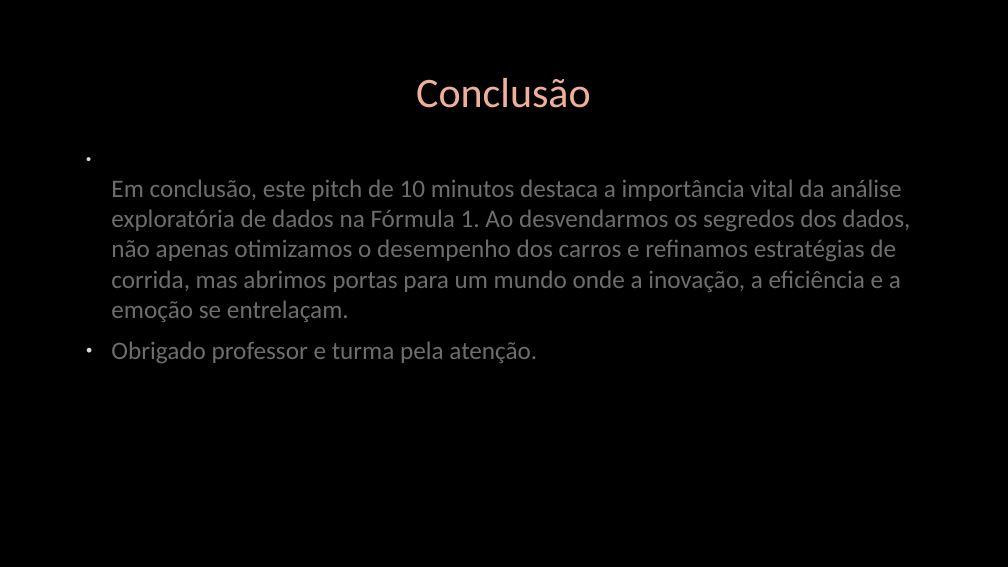
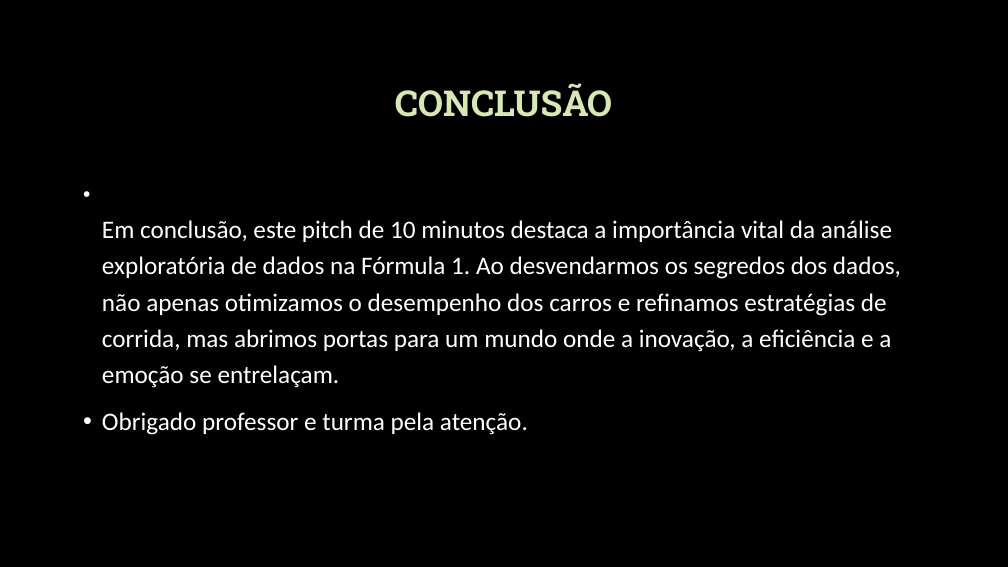
Before and after one commit to yuri0703/CodeSquad, a slide deck: slide 8 of Análise de dados exploratória.pptx. Drawn at 1008x567 pixels with LibreOffice and Linux fonts; fonts in the diff are those of the drawing; background and template pictures are left out. Boxes give left, top, right and bottom in pixels: in the first picture for what was removed or moved away, otherwise in the second. Text is boxed around its words. In the diff, an @@ line names an element or a change of style, - is before the commit and + after.

```diff
--- a/Análise de dados exploratória.pptx
+++ b/Análise de dados exploratória.pptx
@@ title at bbox=[395, 83, 612, 117]: text changed; size 40 to 34 pt; font Calibri to Roboto Slab; text colour #F0AF98 to #D8E8B4; bold on @@
-Conclusão
+CONCLUSÃO
@@ text "Em conclusão, este pitch de ...": place and size @@
-text "Em conclusão, este pitch de ..." at bbox=[111, 179, 910, 363]
+text "Em conclusão, este pitch de ..." at bbox=[102, 220, 901, 435]
@@ text "Em conclusão, este pitch de ..." at bbox=[102, 220, 901, 435]: text colour #6D6D6D to #FFFFFF, letter outline #404040 0.75 pt to none; indent changed; line spacing 1 to 1.2 @@
```
Also in this commit, not shown: 6 other slides changed.
